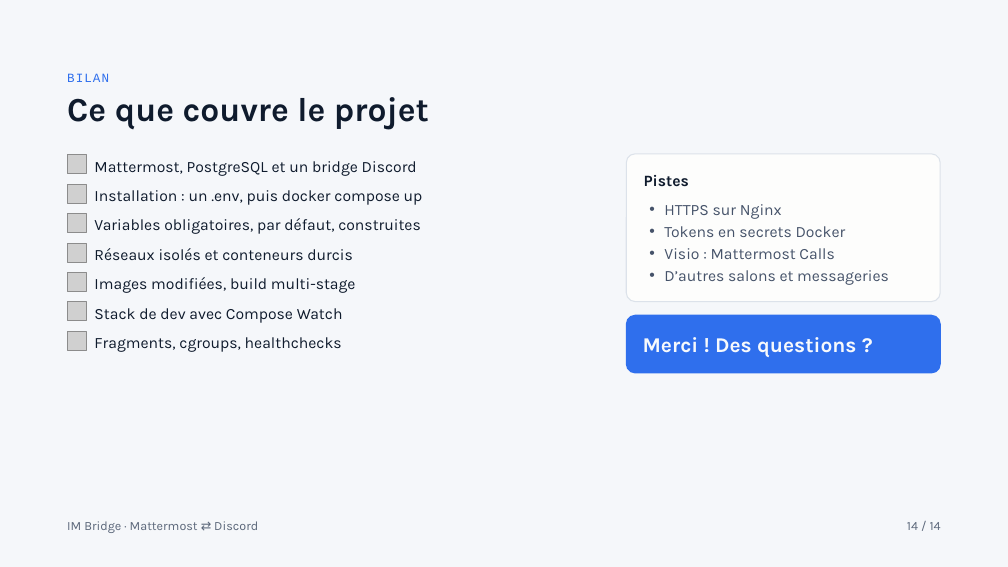
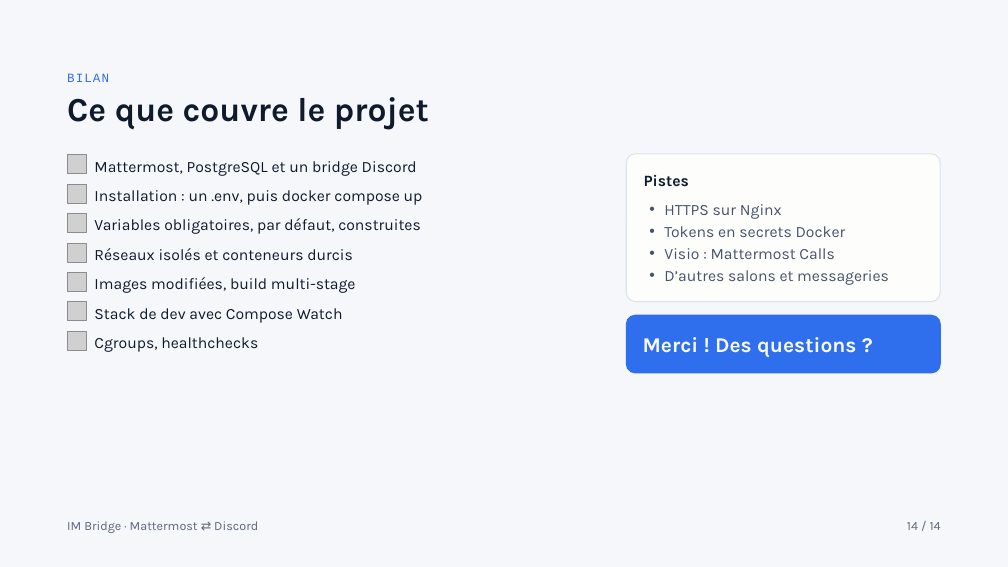
Before and after one commit to Safia-Beaumale/Docker, a slide deck: slide 14 of PRESENTATION.pptx. Drawn at 1008x567 pixels with LibreOffice and Linux fonts; fonts in the diff are those of the drawing; grey boxes stand for pictures. Boxes give left, top, right and bottom in pixels: in the first picture for what was removed or moved away, otherwise in the second. Text is boxed around its words. In the diff, an @@ line names an element or a change of style, - is before the commit and + after.

Commit message:
📝 Update presentation content

```diff
--- a/PRESENTATION.pptx
+++ b/PRESENTATION.pptx
@@ text at [94, 337, 258, 352]: text changed @@
-Fragments, cgroups, healthchecks
+Cgroups, healthchecks
```
Also in this commit, not shown: 1 other file.
